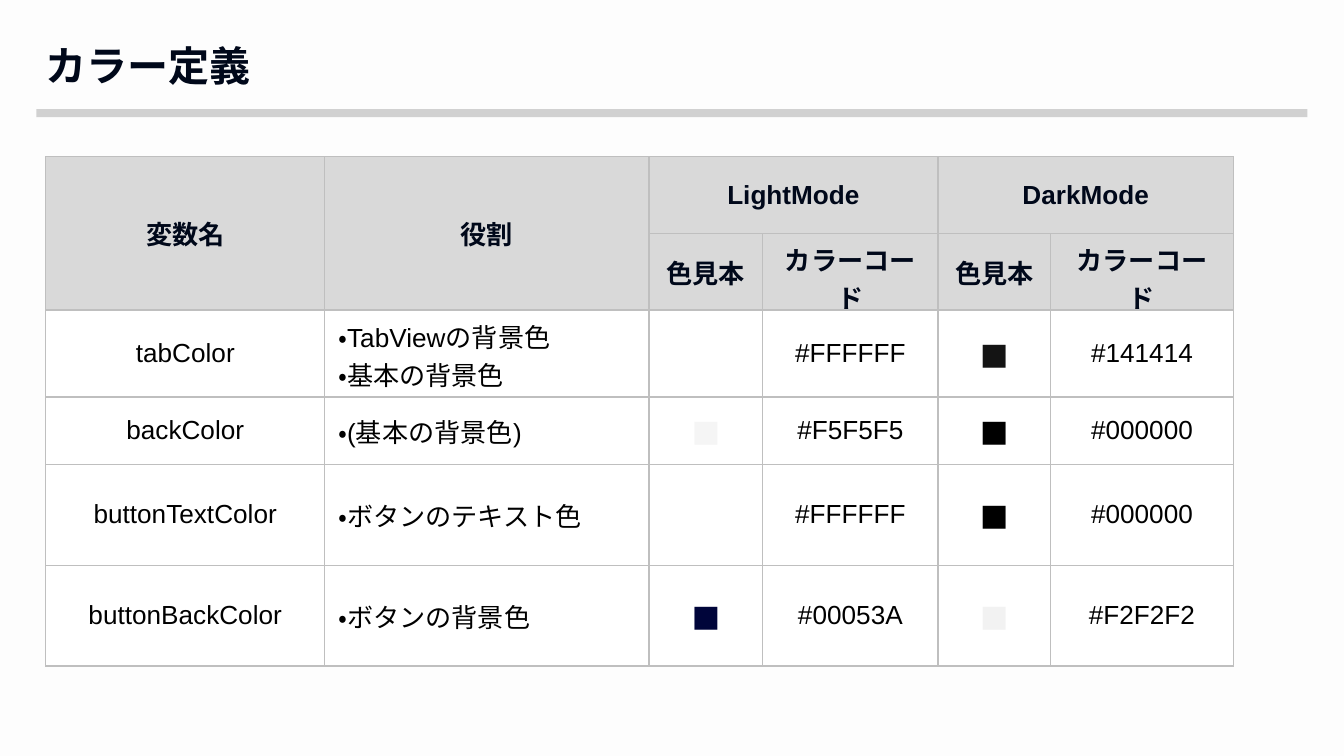
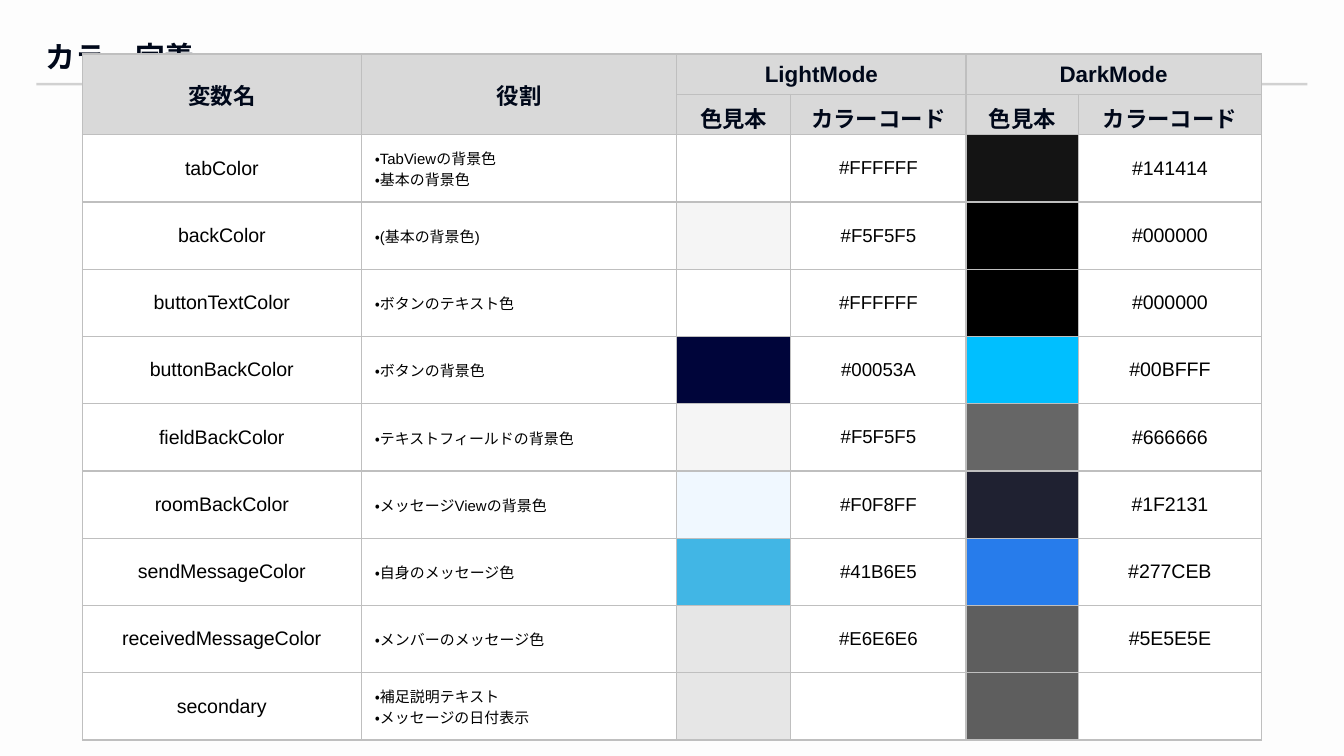
Before and after one commit to sattsat-tdu/ReporTalk, a slide deck: slide 2 of 仕様書.pptx. Drawn at 1344x756 pixels with LibreOffice and Linux fonts; fonts in the diff are those of the drawing. Boxes give left, top, right and bottom in pixels: in the first picture for what was removed or moved away, otherwise in the second. Text is boxed around its words. In the diff, an @@ line names an element or a change of style, - is before the commit and + after.

Commit message:
カラーコードの更新

```diff
--- a/仕様書.pptx
+++ b/仕様書.pptx
@@ text "カラー定義" at (46,43,195,69): size 22 to 16 pt @@
@@ table at (82,54,1262,739) @@
-row 3: tabColor | ・TabViewの背景色 / ・基本の背景色 | ◼︎ | #FFFFFF | ◼︎ | #141414
-row 4: backColor | ・(基本の背景色) | ◼︎ | #F5F5F5 | ◼︎ | #000000
-row 5: buttonTextColor | ・ボタンのテキスト色 | ◼︎ | #FFFFFF | ◼︎ | #000000
-row 6: buttonBackColor | ・ボタンの背景色 | ◼︎ | #00053A | ◼︎ | #F2F2F2
+row 3: tabColor | ・TabViewの背景色 / ・基本の背景色 |  | #FFFFFF |  | #141414
+row 4: backColor | ・(基本の背景色) |  | #F5F5F5 |  | #000000
+row 5: buttonTextColor | ・ボタンのテキスト色 |  | #FFFFFF |  | #000000
+row 6: buttonBackColor | ・ボタンの背景色 |  | #00053A |  | #00BFFF
+row 7: fieldBackColor | ・テキストフィールドの背景色 |  | #F5F5F5 |  | #666666
+row 8: roomBackColor | ・メッセージViewの背景色 |  | #F0F8FF |  | #1F2131
+row 9: sendMessageColor | ・自身のメッセージ色 |  | #41B6E5 |  | #277CEB
+row 10: receivedMessageColor | ・メンバーのメッセージ色 |  | #E6E6E6 |  | #5E5E5E
+row 11: secondary | ・補足説明テキスト / ・メッセージの日付表示 |  |  |  | 
@@ table: place and size @@
-table at (46,157,1234,636)
+table at (82,54,1262,739)
@@ rectangle: place and size @@
-rectangle at (36,109,1308,117)
+rectangle at (36,83,1308,86)
```
Also in this commit, not shown: 1 other slide changed, 11 other files.
